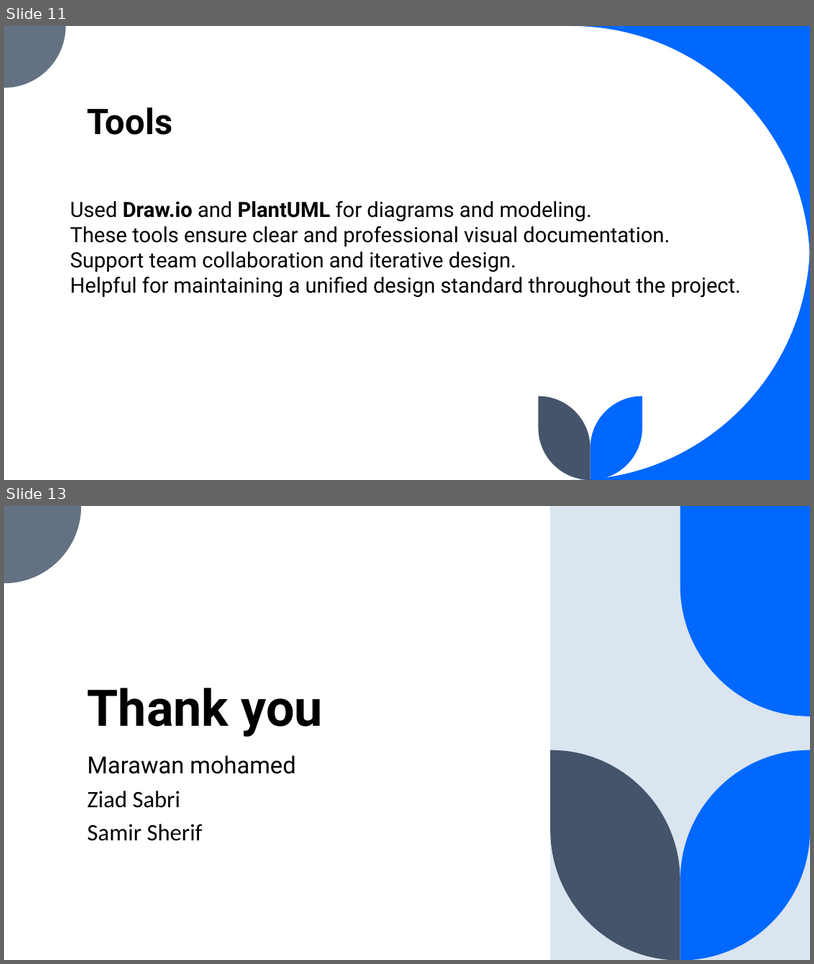
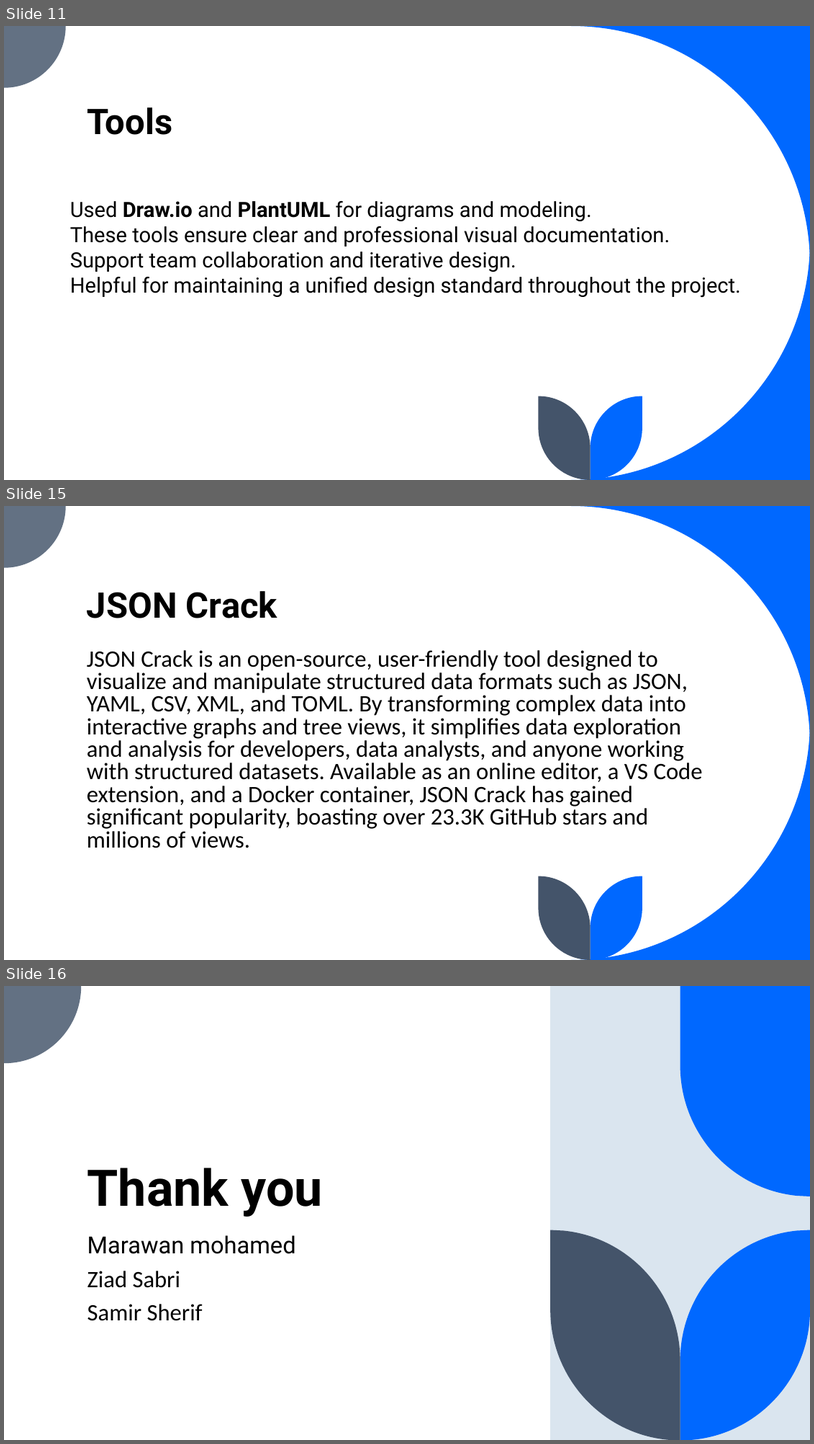
Before and after one commit to SamirSheriff/personal-Budgeting, a slide deck: SDS.pptx. Shown one above the other, each under a label of ours: slides 11 and 13 before the commit, slides 11, 15 and 16 after it; the slides between them are not shown. The pictures are 814x964 and 814x1444 pixels, drawn with LibreOffice and Linux fonts; fonts in the diff are those of the drawing. Boxes give left, top, right and bottom in pixels: in the first picture for what was removed or moved away, otherwise in the second. Text is boxed around its words. In the diff, an @@ line names an element or a change of style, - is before the commit and + after.

```diff
--- a/SDS.pptx
+++ b/SDS.pptx
@@ slide 15 added at [4,506,810,960], background #FFFFFF; not listed: 5 template elements that a slide beside it also shows @@
@@ title added at [87,591,278,618], 42 pt, text #000000, bold @@
+JSON Crack
@@ text added at [87,650,703,848], 28 pt, text #000000 @@
+JSON Crack is an open-source, user-friendly tool designed to visualize and manipulate structured data formats such as JSON, YAML, CSV, XML, and TOML. By transforming complex data into interactive graphs and tree views, it simplifies data exploration and analysis for developers, data analysts, and anyone working with structured datasets. Available as an online editor, a VS Code extension, and a Docker container, JSON Crack has gained significant popularity, boasting over 23.3K GitHub stars and millions of views.
@@ what was slide 13 is now slide 16 @@
```
Also in this commit, not shown: 3 slides changed, 3 other slides added, 1 slide removed.
